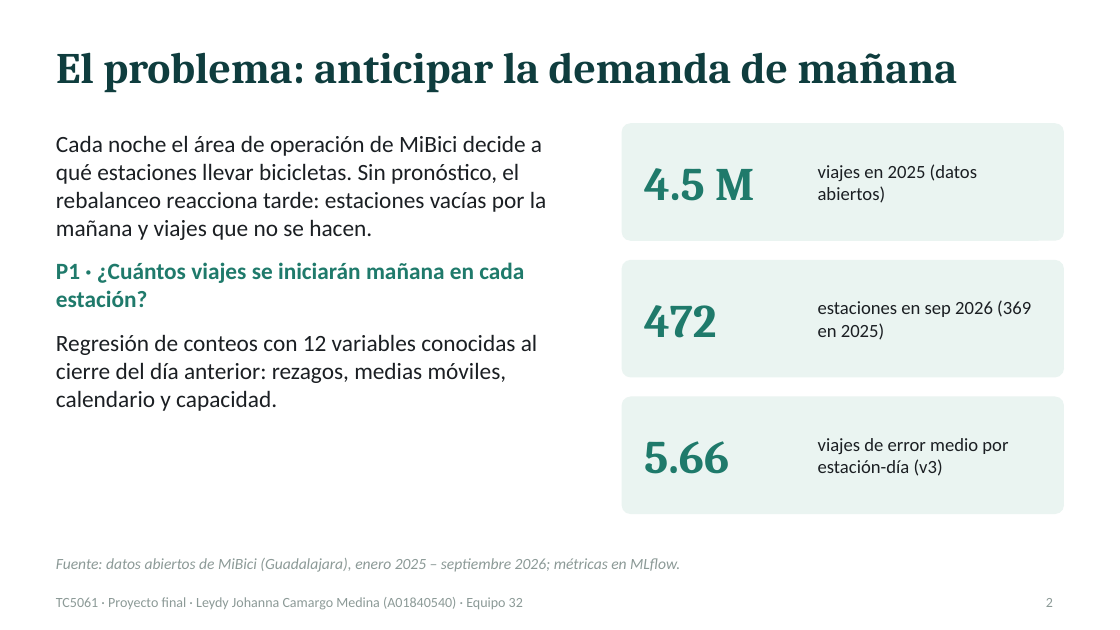
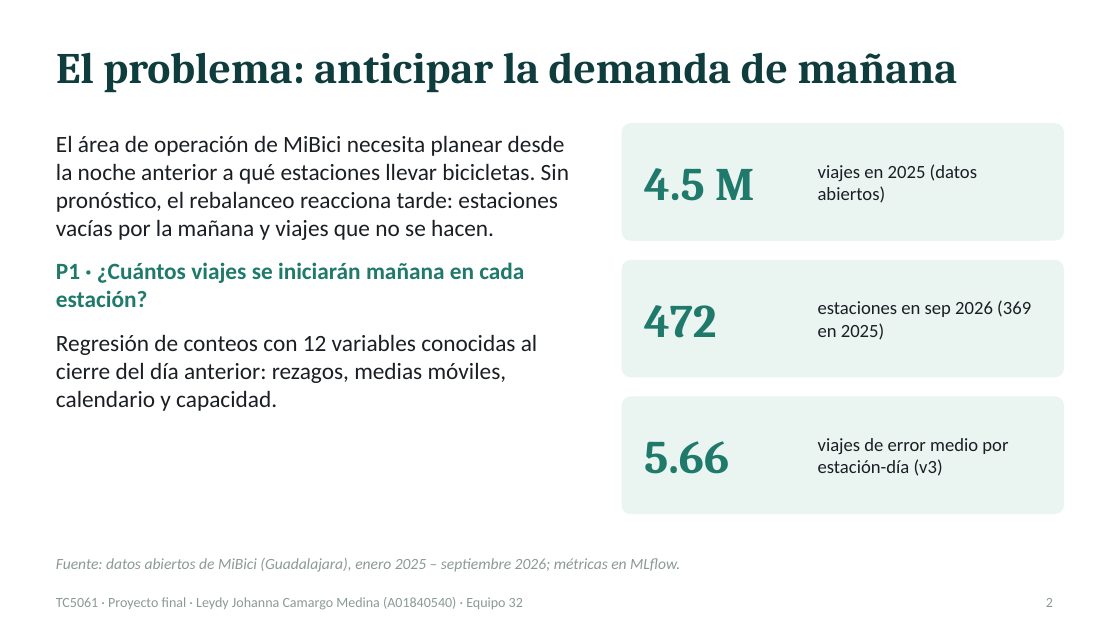
Before and after one commit to JohannaCamargo2805/TC5061-Proyecto-Equipo32, a slide deck: slide 2 of docs/proyecto_final/TC5061_Proyecto_Final_Equipo32.pptx. Drawn at 1120x630 pixels with LibreOffice and Linux fonts; fonts in the diff are those of the drawing. Boxes give left, top, right and bottom in pixels: in the first picture for what was removed or moved away, otherwise in the second. Text is boxed around its words. In the diff, an @@ line names an element or a change of style, - is before the commit and + after.

```diff
--- a/docs/proyecto_final/TC5061_Proyecto_Final_Equipo32.pptx
+++ b/docs/proyecto_final/TC5061_Proyecto_Final_Equipo32.pptx
@@ text at box(56, 135, 569, 240): text changed @@
-Cada noche el área de operación de MiBici decide a qué estaciones llevar bicicletas. Sin pronóstico, el rebalanceo reacciona tarde: estaciones vacías por la mañana y viajes que no se hacen.
+El área de operación de MiBici necesita planear desde la noche anterior a qué estaciones llevar bicicletas. Sin pronóstico, el rebalanceo reacciona tarde: estaciones vacías por la mañana y viajes que no se hacen.
```
Also in this commit, not shown: 30 other files.
